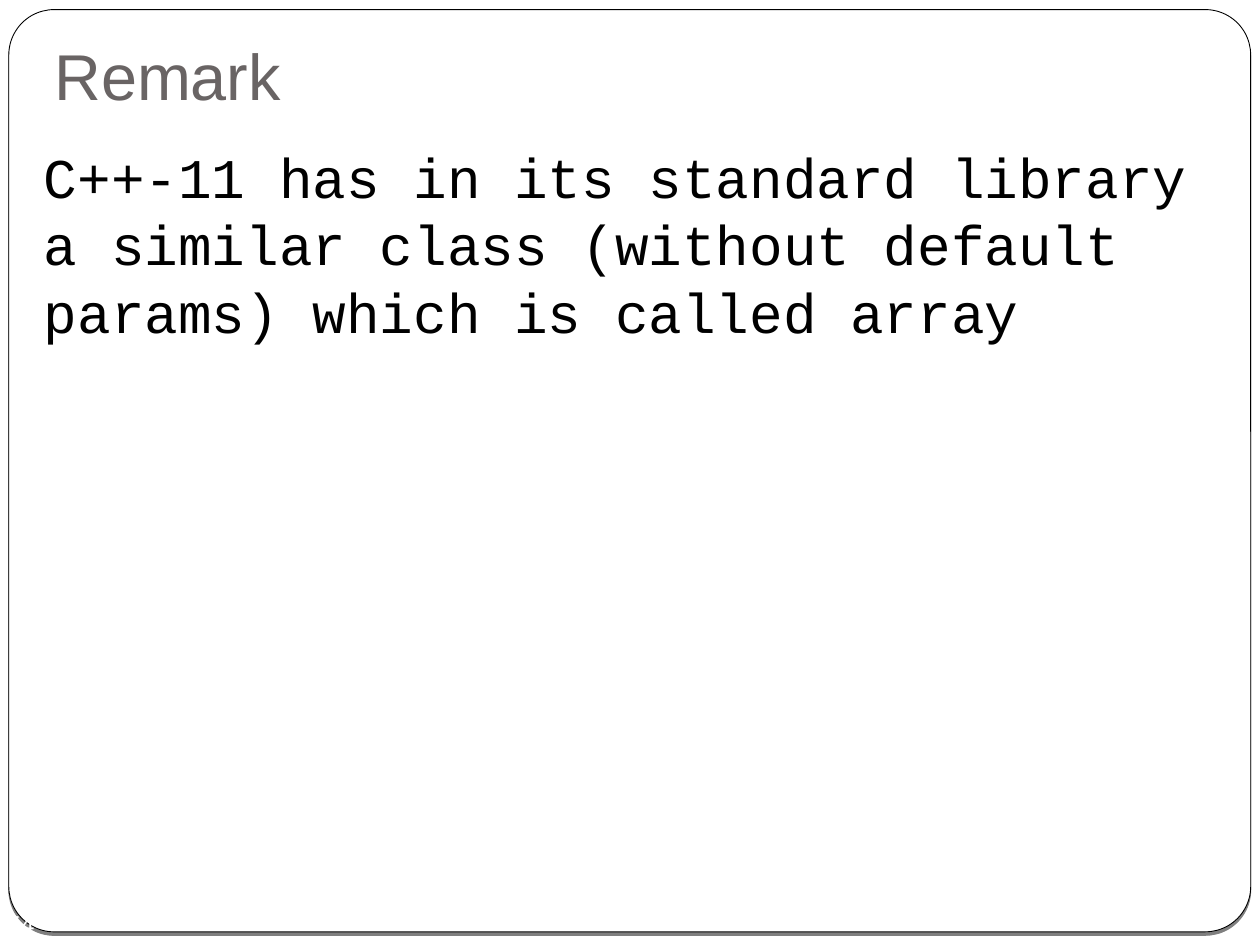
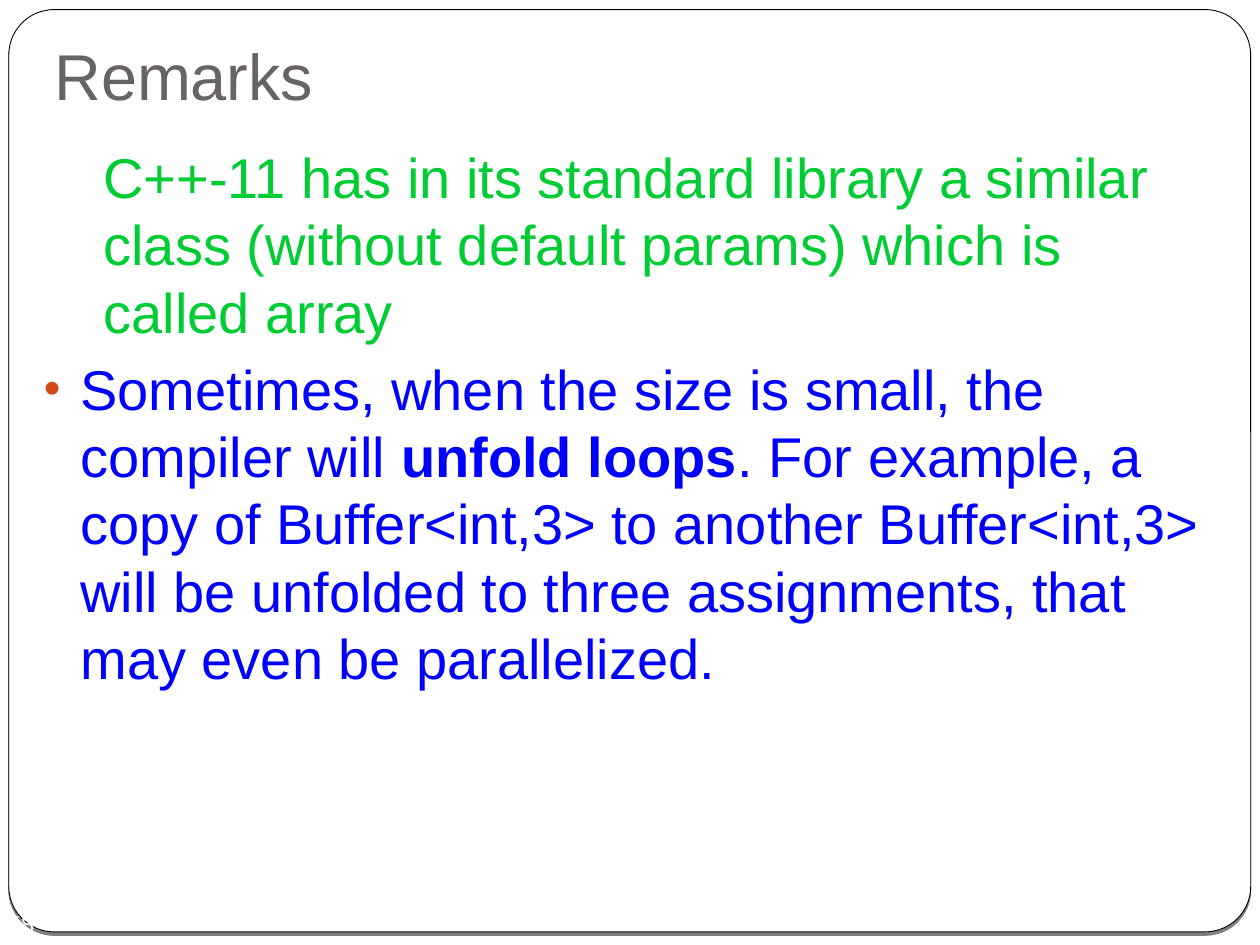
Before and after one commit to cpp-at-ariel/cpp-5778, a slide deck: slide 58 of week08-templates/slides.odp (slide 54 before the commit). Drawn at 1260x945 pixels with LibreOffice and Linux fonts; fonts in the diff are those of the drawing. Boxes give left, top, right and bottom in pixels: in the first picture for what was removed or moved away, otherwise in the second. Text is boxed around its words. In the diff, an @@ line names an element or a change of style, - is before the commit and + after.

```diff
--- a/week08-templates/slides.odp
+++ b/week08-templates/slides.odp
@@ title at [54, 53, 313, 101]: text changed @@
-Remark
+Remarks
@@ text at [103, 157, 1148, 343]: font Courier New to Arial, text colour #000000 to #00CC33 in "C++-11 has in its standard library a ..."; bullet none to ● @@
@@ text at [80, 369, 1198, 690]: paragraph added @@
+• Sometimes, when the size is small, the compiler will unfold loops. For example, a copy of Buffer<int,3> to another Buffer<int,3> will be unfolded to three assignments, that may even be parallelized.
@@ page number at [7, 914, 34, 931]: text changed @@
-54
+58
```
Also in this commit, not shown: 3 other slides changed, 7 slides added, 1 slide removed.
